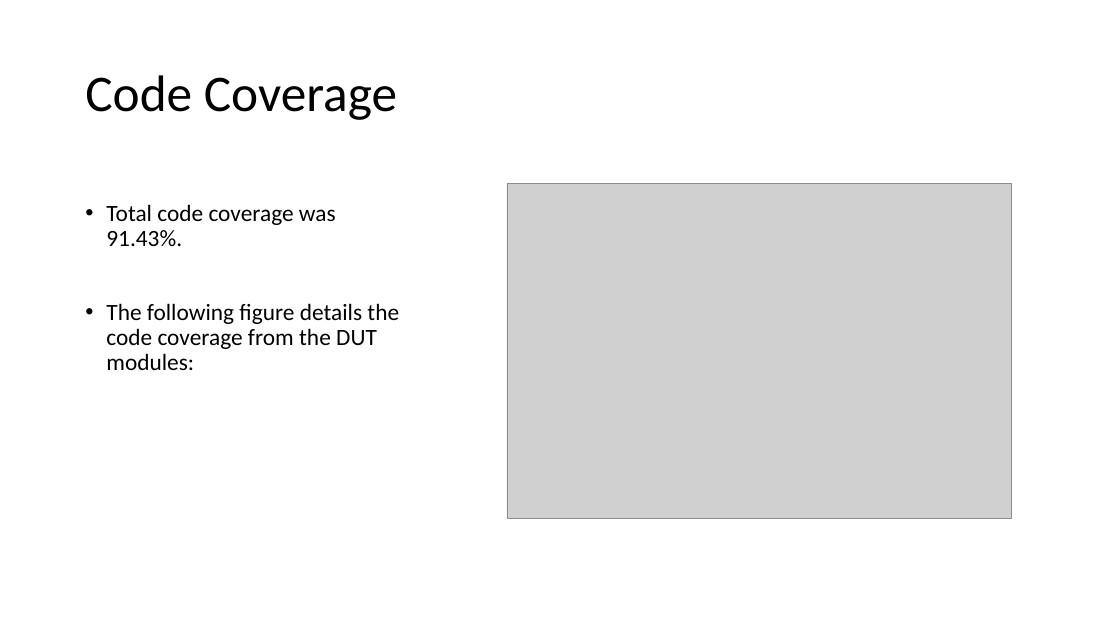
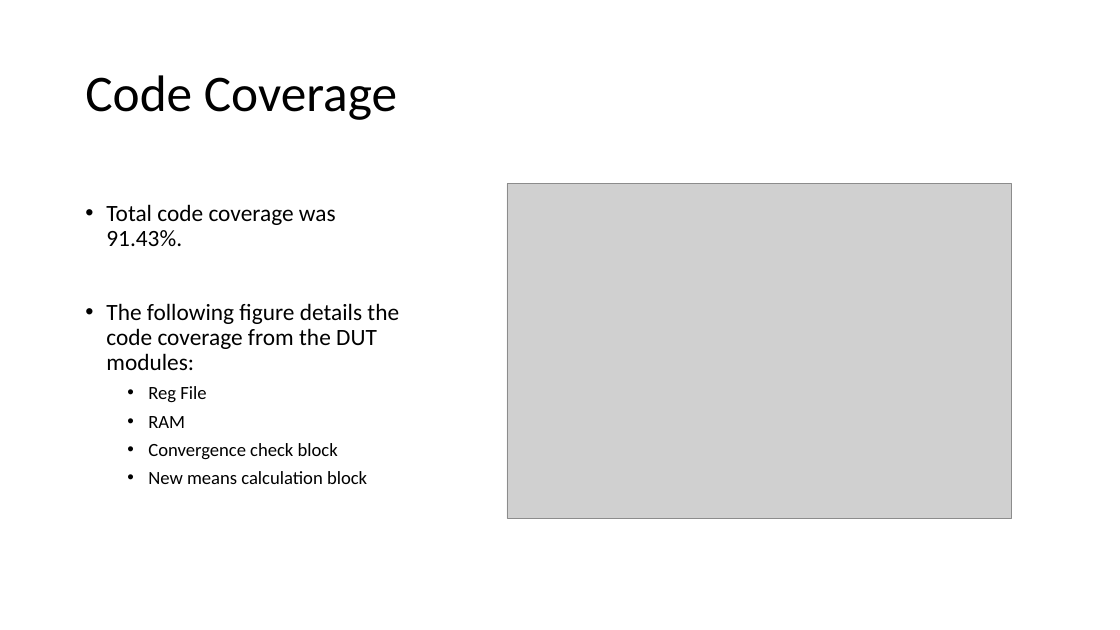
Before and after one commit to liotahuf/UVM_project, a slide deck: slide 37 of Final presentation 3.pptx. Drawn at 1120x630 pixels with LibreOffice and Linux fonts; fonts in the diff are those of the drawing; grey boxes stand for pictures. Boxes give left, top, right and bottom in pixels: in the first picture for what was removed or moved away, otherwise in the second. Text is boxed around its words. In the diff, an @@ line names an element or a change of style, - is before the commit and + after.

Commit message:
little fixes to final ptt v3

```diff
--- a/Final presentation 3.pptx
+++ b/Final presentation 3.pptx
@@ text at [148,386,367,484]: paragraphs added @@
+  • Reg File
+  • RAM
+  • Convergence check block
+  • New means calculation block
```
Also in this commit, not shown: 1 other slide changed.
